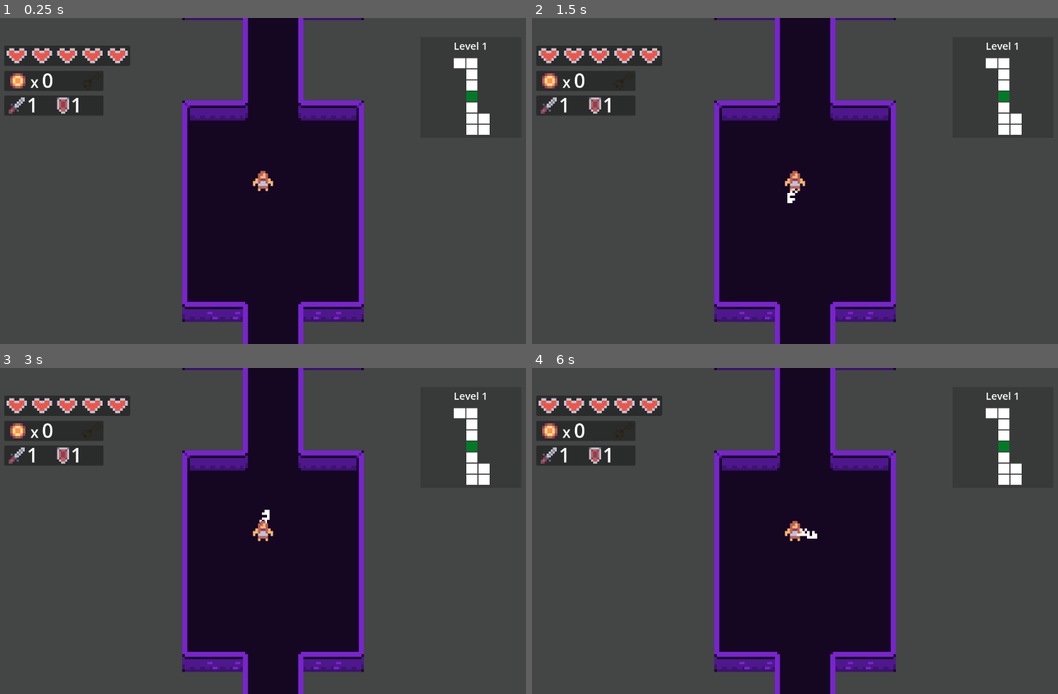
Above: before the commit, frames 1-4 (two rows, left to right).
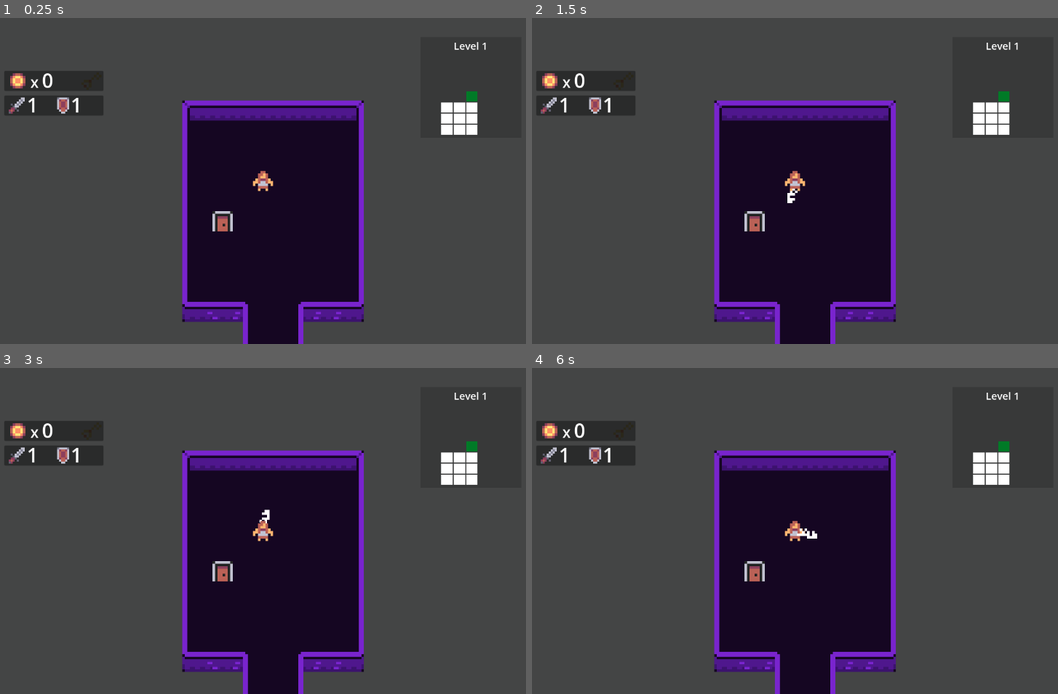
Above: after the commit, the same moments.

Repository: AyaPK/godot-roguelike
Game: Godot game, scene res://scenes/world.tscn
Same seed, same stepped clock (60 frames per second), same inputs: the game is played once before the commit and once after it.
Inputs:
- Up to frame 1 (0.25 s): no input
- Up to frame 2 (1.5 s): tap Enter at 0.5 s; hold Right (atk_right) 0.53-1.28 s; tap Space at 1.25 s; hold Down (atk_down) from 1.28 s (still down)
- Up to frame 3 (3 s): tap Enter at 2 s; release Down (atk_down) at 2.03 s; hold Right (atk_right) 2.03-2.78 s; tap Space at 2.75 s; hold Up (atk_up) from 2.78 s (still down)
- Up to frame 4 (6 s): tap Enter at 3.5 s; release Up (atk_up) at 3.53 s; hold Left (atk_left) 3.53-5.03 s; tap Space at 4.25 s; hold Down (atk_down) 5.03-5.78 s; hold Right (atk_right) from 5.78 s (still down)

The runs differ from the first frame. In frame 1, 6.2% of the frame differs, in the area x 0-94%, y 0-66%; in frame 2, 6.2%; in frame 3, 6.2%; in frame 4, 6.2%.

Commit message:
Fix store bug and actually die

Diff:
--- a/globals/PlayerData.gd
+++ b/globals/PlayerData.gd
@@ -1,11 +1,11 @@
 extends Node
 
-var default_max_health: int = 10
+var default_max_health: int = 1
 var max_health: int = default_max_health+0
 var health: int = max_health
 var coins: int = 0
 var level: int = 1
-var map_seed: int = 943427
+var map_seed: int = randi_range(0,99999999)
 var atk: int = 1
 var def: int = 1
 
--- a/scenes/SFX.tscn
+++ b/scenes/SFX.tscn
@@ -6,7 +6,7 @@
 [ext_resource type="AudioStream" uid="uid://byme82hy7n247" path="res://sfx/key.wav" id="3_voggf"]
 [ext_resource type="AudioStream" uid="uid://baevhj1ukqap0" path="res://sfx/door.wav" id="4_0jrv7"]
 [ext_resource type="AudioStream" uid="uid://b3jetpsp5q6c1" path="res://sfx/death.wav" id="5_1pw5g"]
-[ext_resource type="AudioStream" uid="uid://blkm1v5pm3ym6" path="res://sfx/music.mp3" id="7_voggf"]
+[ext_resource type="AudioStream" uid="uid://dvr8f8ifw0dep" path="res://sfx/music_2.wav" id="7_voggf"]
 
 [node name="Sfx" type="Node2D"]
 script = ExtResource("1_krya2")
@@ -31,5 +31,5 @@
 
 [node name="music" type="AudioStreamPlayer" parent="."]
 stream = ExtResource("7_voggf")
-volume_db = -12.0
+volume_db = -23.017
 autoplay = true
--- a/scenes/UI.tscn
+++ b/scenes/UI.tscn
@@ -68,6 +68,7 @@
 offset_bottom = 194.0
 
 [node name="shieldstat" type="Label" parent="statbar2"]
+layout_mode = 0
 offset_left = 132.0
 offset_top = -8.0
 offset_right = 197.0
@@ -76,6 +77,7 @@
 text = "1"
 
 [node name="swordstat" type="Label" parent="statbar2"]
+layout_mode = 0
 offset_left = 45.0
 offset_top = -8.0
 offset_right = 90.0
--- a/scenes/explosion.tscn
+++ b/scenes/explosion.tscn
@@ -1,48 +1,25 @@
-[gd_scene load_steps=8 format=3 uid="uid://dv22lgmgteo0a"]
-
-[sub_resource type="Curve" id="Curve_3oo6d"]
-_limits = [-360.0, 360.0, 0.0, 1.0]
-_data = [Vector2(0, 360), 0.0, 0.0, 0, 0, Vector2(1, 1), 0.0, 0.0, 0, 0]
-point_count = 2
-
-[sub_resource type="CurveTexture" id="CurveTexture_17npe"]
-width = 2048
-curve = SubResource("Curve_3oo6d")
-
-[sub_resource type="Gradient" id="Gradient_nfeox"]
-offsets = PackedFloat32Array(0, 0.579088, 1)
-colors = PackedColorArray(0.51178, 0, 0.211718, 1, 1, 1, 1, 1, 0.782246, 0.601149, 5.77569e-07, 1)
-
-[sub_resource type="GradientTexture1D" id="GradientTexture1D_aw4cw"]
-gradient = SubResource("Gradient_nfeox")
-
-[sub_resource type="Curve" id="Curve_3el85"]
-_data = [Vector2(0.0103359, 0.9935), 0.0, 0.0, 0, 0, Vector2(0.97416, 0), 0.0, 0.0, 0, 0]
-point_count = 2
-
-[sub_resource type="CurveTexture" id="CurveTexture_hbmxj"]
-width = 2048
-curve = SubResource("Curve_3el85")
+[gd_scene load_steps=2 format=3 uid="uid://dv22lgmgteo0a"]
 
 [sub_resource type="ParticleProcessMaterial" id="ParticleProcessMaterial_xfoey"]
 particle_flag_disable_z = true
-emission_shape = 1
-emission_sphere_radius = 5.0
-angle_min = -389.4
-angle_max = 459.2
-angle_curve = SubResource("CurveTexture_17npe")
+emission_shape_scale = Vector3(5, 5, 1)
+emission_shape = 3
+emission_box_extents = Vector3(1, 1, 1)
+angle_min = 1.07288e-05
+angle_max = 1.07288e-05
 spread = 180.0
 initial_velocity_min = 25.0
 initial_velocity_max = 50.0
 gravity = Vector3(0, 0, 0)
-scale_max = 2.0
-scale_curve = SubResource("CurveTexture_hbmxj")
-color_ramp = SubResource("GradientTexture1D_aw4cw")
+scale_min = 5.0
+scale_max = 5.0
 
 [node name="Node2D" type="GPUParticles2D"]
 scale = Vector2(3, 3)
 emitting = false
 amount = 16
+lifetime = 0.5
 one_shot = true
+speed_scale = 2.0
 explosiveness = 1.0
 process_material = SubResource("ParticleProcessMaterial_xfoey")
--- a/scripts/enemy.gd
+++ b/scripts/enemy.gd
@@ -10,8 +10,8 @@
 
 func _ready() -> void:
 	hp = 3 + PlayerData.level
-	damage = 2 + floori(PlayerData.level/2)
-	attack_chance = randi_range(0.2, 1)
+	damage = 2 + floori(PlayerData.level/2.0)
+	attack_chance = randf_range(0.2, 1)
 
 func move() -> void:
 	if randf() < 0.5:
@@ -52,7 +52,7 @@
 		if damage_dealt < 0:
 			damage_dealt = 0
 		player.take_damage(damage_dealt)
-	if hp <= 0:
+	if hp <= 0 and PlayerData.health > 0:
 		_on_kill()
 
 func _on_kill() -> void:
@@ -60,5 +60,5 @@
 	_particle.global_position = global_position
 	_particle.emitting = true
 	PlayerData.coins += 1
-	get_parent().add_child(_particle)
+	get_tree().current_scene.add_child(_particle)
 	queue_free()
--- a/scripts/exit_door.gd
+++ b/scripts/exit_door.gd
@@ -6,4 +6,4 @@
 			PlayerData.level += 1
 			PlayerData.map_seed += randi_range(1, 6969)
 			Sfx.door.play()
-			get_tree().reload_current_scene()
+			get_tree().reload_current_scene.call_deferred()
--- a/scripts/player.gd
+++ b/scripts/player.gd
@@ -6,6 +6,7 @@
 const WALK = preload("res://sfx/walk.wav")
 const HURT = preload("res://sfx/Hurt.wav")
 const SWORD_SLASH = preload("res://sfx/Sword_Slash.wav")
+const EXPLOSION = preload("res://scenes/explosion.tscn")
 
 var has_key: bool = false
 
@@ -56,11 +57,21 @@
 	PlayerData.change_health(-1)
 	$AnimationPlayer.play("hit")
 	if PlayerData.health <= 0:
-		Sfx.death.play()
-		get_tree().reload_current_scene()
 		PlayerData.max_health = PlayerData.default_max_health
 		PlayerData.health = PlayerData.max_health
-	if PlayerData.health > 0:
+		PlayerData.coins = 0
+		PlayerData.level = 1
+		PlayerData.atk = 1
+		PlayerData.def = 1
+		Sfx.death.play()
+		visible = false
+		process_mode = Node.PROCESS_MODE_DISABLED
+		var _particle = EXPLOSION.instantiate()
+		_particle.global_position = global_position
+		_particle.emitting = true
+		get_tree().current_scene.add_child(_particle)
+		#get_tree().reload_current_scene()
+	elif PlayerData.health > 0:
 		$SFX.stream = HURT
 		$SFX.play()
 	player_hit.emit()
--- a/scripts/store.gd
+++ b/scripts/store.gd
@@ -2,15 +2,16 @@
 
 @export var shopkeep_node: PackedScene
 
-var item_resources = [
+var item_resources: Array[String] = [
 	"res://item_resources/heart_up.tres",
 	"res://item_resources/atk_up.tres",
 	"res://item_resources/def_up.tres",
 ]
 
-var items = []
+var items: Array
 
 func _ready():
+	items = []
 	for c in get_children():
 		if c is TileMapLayer:
 			c.modulate = PlayerData.random_modulate
@@ -33,10 +34,12 @@
 	$west_door.visible = true
 	$west_wall.queue_free()
 
-func spawn_node(node_scene: PackedScene, min_ins: int = 0, max_ins: int = 0) -> void:
+func spawn_node(_node_scene: PackedScene, _min_ins: int = 0, _max_ins: int = 0) -> void:
 	pass
 
 func generate_interior() -> void:
 	$shop_item_1.item_resource = load(item_resources.pick_random())
+	items.append($shop_item_1.item_resource)
 	$shop_item_2.item_resource = load(item_resources.pick_random())
-	items.append($shop_item_1.item_resource)
+	while $shop_item_2.item_resource in items:
+		$shop_item_2.item_resource = load(item_resources.pick_random())
Not shown, added: sfx/music_2.wav.import
Not shown, added: sfx/music_2.wav
